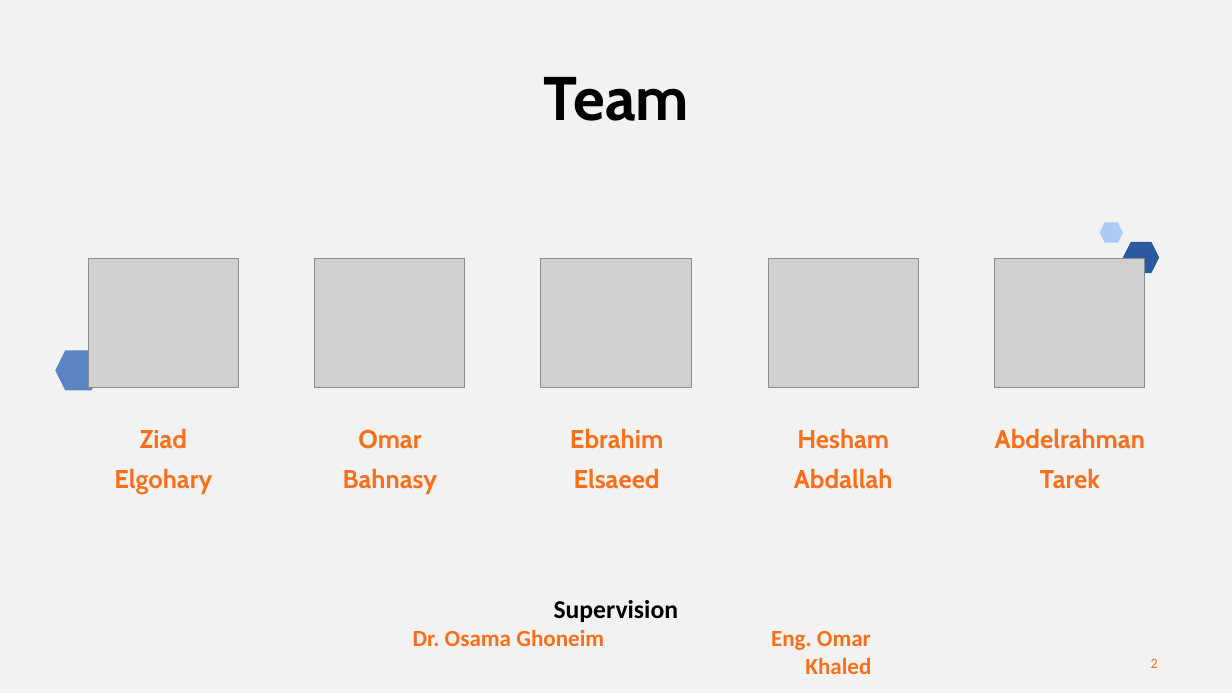
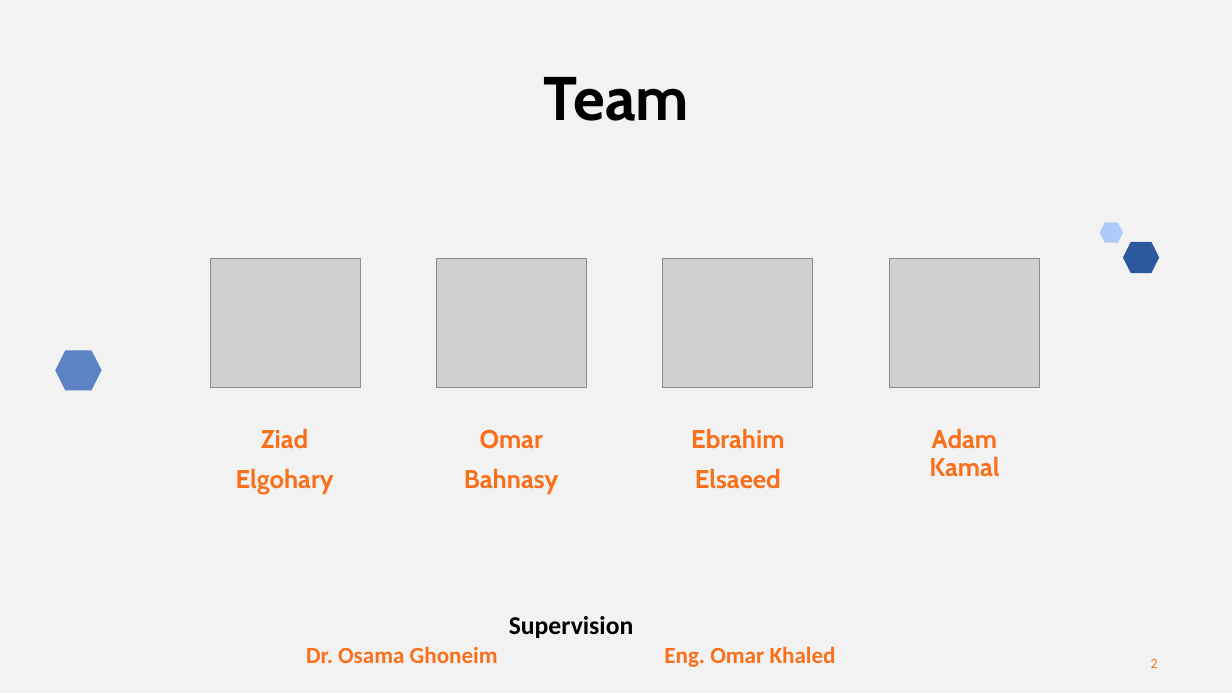
Before and after one commit to CyborkSpider/Hotel-Reservation, a slide deck: slide 2 of Hotel Reservation Presentation.pptx. Drawn at 1232x693 pixels with LibreOffice and Linux fonts; fonts in the diff are those of the drawing; grey boxes stand for pictures. Boxes give left, top, right and bottom in pixels: in the first picture for what was removed or moved away, otherwise in the second. Text is boxed around its words. In the diff, an @@ line names an element or a change of style, - is before the commit and + after.

```diff
--- a/Hotel Reservation Presentation.pptx
+++ b/Hotel Reservation Presentation.pptx
@@ picture removed at (768,258,918,387) @@
@@ picture added at (890,259,1040,388) @@
@@ picture removed at (994,258,1144,387) @@
@@ 3 pictures, 3 texts: place and size @@
-3 pictures, 3 texts at (89,258,690,494)
+3 pictures, 3 texts at (210,258,812,494)
@@ text removed at (794,428,893,489) @@
-Hesham
-Abdallah
@@ text added at (929,428,999,477), 20 pt, text #FA6F1A, bold @@
+Adam
+Kamal
@@ text removed at (995,428,1145,489) @@
-Abdelrahman
-Tarek
@@ text "Supervision": place and size @@
-text "Supervision" at (413,600,871,674)
+text "Supervision" at (306,646,836,667)
@@ text at (306,646,836,667): alignment right to centre @@
```
Also in this commit, not shown: 6 other slides changed, 9 slides added, 6 slides removed, 1 other file.
